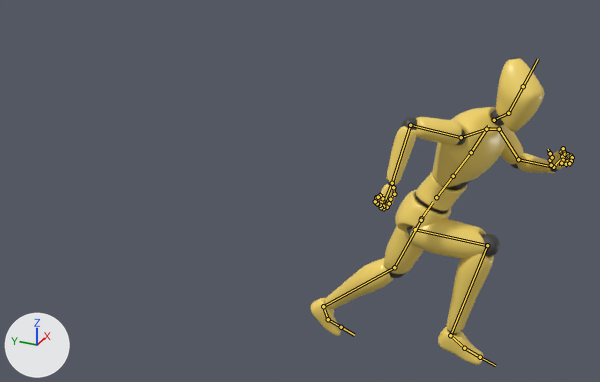
A saved change to the FBX model TerraSkill/Assets/Animations/Standard Run.fbx.
One viewpoint serves both versions: a camera (50 mm lens) standing at (-3.4, -2.73, 2.58) and looking at (0.11, -1.16, 0.82). Lighting does not change. The marker at lower left points along +X, +Y and +Z. Both versions are drawn at frame 23 of the action 'mixamo.com'; the numbers are the values there. The bones that bend it are drawn over the model as lines.

Objects in the first picture: 'Body', 'Joints'.
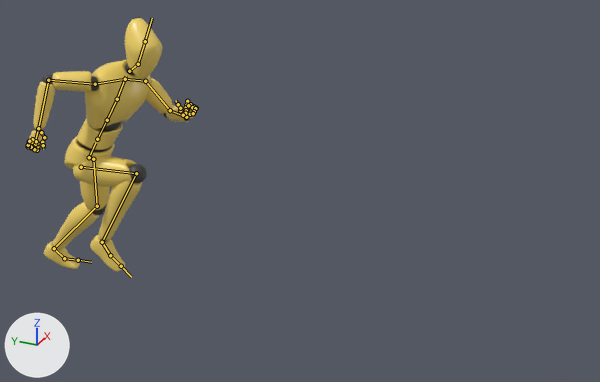
Diff of the bpy script that builds the scene:
```diff
--- a/TerraSkill/Assets/Animations/Standard Run.fbx.py
+++ b/TerraSkill/Assets/Animations/Standard Run.fbx.py
@@ bone_rig_object @@
 bone_rig_object = bpy.data.objects['Armature']  # the whole rig 'Armature'
-bone_rig_object.location = (-0.155, -1.478, -0.015)
-bone_rig_object.rotation_euler = (0.367, 0.157, 0.0873)  # degrees (21, 9, 5)
+bone_rig_object.location = (-0.127, 0.399, -0.04)
+bone_rig_object.rotation_euler = (0.367, 0.0698, 0.209)  # degrees (21, 4, 12)
@@ bone_spine_1 @@
 bone_spine_1 = bpy.data.objects['Armature'].pose.bones['Spine 1']  # child of 'Hips'
-bone_spine_1.rotation_quaternion = (0.987, 0.095, -0.114, 0.067)  # degrees (10, -14, 7)
+bone_spine_1.rotation_quaternion = (0.986, 0.105, -0.12, 0.045)  # degrees (12, -14, 4)
@@ bone_right_shoulder @@
 bone_right_shoulder = bpy.data.objects['Armature'].pose.bones['Right Shoulder']  # child of 'Spine 3'
-bone_right_shoulder.rotation_quaternion = (0.998, 0.054, -0.019, 0.036)  # degrees (6, -2, 4)
+bone_right_shoulder.rotation_quaternion = (0.999, 0.01, -0.014, 0.04)  # degrees (1, -2, 5)
@@ bone_right_arm @@
 bone_right_arm = bpy.data.objects['Armature'].pose.bones['Right Arm']  # child of 'Right Shoulder'
-bone_right_arm.rotation_quaternion = (0.869, -0.302, -0.386, 0.064)  # degrees (-48, -39, 26)
+bone_right_arm.rotation_quaternion = (0.878, -0.242, -0.391, 0.13)  # degrees (-42, -39, 32)
@@ bone_right_forearm @@
 bone_right_forearm = bpy.data.objects['Armature'].pose.bones['Right Forearm']  # child of 'Right Arm'
-bone_right_forearm.rotation_quaternion = (0.792, 0.606, -0.027, 0.066)  # degrees (75, -7, 4)
+bone_right_forearm.rotation_quaternion = (0.836, 0.546, -0.025, 0.055)  # degrees (66, -6, 4)
@@ bone_right_hand @@
 bone_right_hand = bpy.data.objects['Armature'].pose.bones['Right Hand']  # child of 'Right Forearm'
-bone_right_hand.rotation_quaternion = (0.997, -0.01, -0.08, 0.005)  # degrees (-1, -9, 1)
+bone_right_hand.rotation_quaternion = (0.992, 0.013, -0.125, 0.016)  # degrees (1, -14, 2)
@@ bone_left_shoulder @@
 bone_left_shoulder = bpy.data.objects['Armature'].pose.bones['Left Shoulder']  # child of 'Spine 3'
-bone_left_shoulder.rotation_quaternion = (0.998, -0.051, 0.016, -0.025)  # degrees (-6, 2, -3)
+bone_left_shoulder.rotation_quaternion = (0.997, -0.064, 0.021, -0.05)  # degrees (-7, 2, -6)
@@ bone_left_arm @@
 bone_left_arm = bpy.data.objects['Armature'].pose.bones['Left Arm']  # child of 'Left Shoulder'
-bone_left_arm.rotation_quaternion = (0.932, 0.231, -0.148, 0.238)  # degrees (23, -23, 24)
+bone_left_arm.rotation_quaternion = (0.921, 0.258, -0.122, 0.267)  # degrees (26, -21, 27)
@@ bone_left_forearm @@
 bone_left_forearm = bpy.data.objects['Armature'].pose.bones['Left Forearm']  # child of 'Left Arm'
-bone_left_forearm.rotation_quaternion = (0.696, 0.714, 0.031, -0.064)  # degrees (91, 8, -3)
+bone_left_forearm.rotation_quaternion = (0.741, 0.669, 0.029, -0.057)  # degrees (84, 7, -3)
@@ bone_right_thigh @@
 bone_right_thigh = bpy.data.objects['Armature'].pose.bones['Right Thigh']  # child of 'Hips'
-bone_right_thigh.rotation_quaternion = (0.538, -0.093, 0.059, 0.836)  # degrees (0, 13, 114)
+bone_right_thigh.rotation_quaternion = (0.509, -0.052, 0.097, 0.853)  # degrees (7, 11, 119)
@@ bone_right_leg @@
 bone_right_leg = bpy.data.objects['Armature'].pose.bones['Right Leg']  # child of 'Right Thigh'
-bone_right_leg.rotation_quaternion = (0.628, -0.037, -0.009, -0.777)  # degrees (-2, -4, -102)
+bone_right_leg.rotation_quaternion = (0.476, -0.016, -0.001, -0.88)  # degrees (-1, -2, -123)
@@ bone_right_foot @@
 bone_right_foot = bpy.data.objects['Armature'].pose.bones['Right Foot']  # child of 'Right Leg'
-bone_right_foot.rotation_quaternion = (0.997, 0.003, -0.011, -0.077)  # degrees (0, -1, -9)
+bone_right_foot.rotation_quaternion = (0.993, 0.006, -0.02, -0.119)  # degrees (1, -2, -14)
@@ bone_left_thigh @@
 bone_left_thigh = bpy.data.objects['Armature'].pose.bones['Left Thigh']  # child of 'Hips'
-bone_left_thigh.rotation_quaternion = (0.993, -0.065, -0.08, 0.06)  # degrees (-8, -9, 8)
+bone_left_thigh.rotation_quaternion = (0.98, -0.058, -0.053, 0.184)  # degrees (-8, -5, 22)
@@ bone_left_leg @@
 bone_left_leg = bpy.data.objects['Armature'].pose.bones['Left Leg']  # child of 'Left Thigh'
-bone_left_leg.rotation_quaternion = (-0.967, 0.024, 0.021, 0.254)  # degrees (-2, -3, -29)
+bone_left_leg.rotation_quaternion = (-0.937, 0.02, 0.006, 0.349)  # degrees (-2, -1, -41)
@@ bone_left_foot @@
 bone_left_foot = bpy.data.objects['Armature'].pose.bones['Left Foot']  # child of 'Left Leg'
-bone_left_foot.rotation_quaternion = (0.996, 0.001, -0.015, -0.093)  # degrees (0, -2, -11)
+bone_left_foot.rotation_quaternion = (0.998, 0.002, -0.019, 0.057)  # degrees (0, -2, 7)
```

Location of each change, [x1, y1, x2, y2] in pixels of the pictures (600 x 382 px):
'Body', posed (35% narrower, 17% shorter)
    before: [311, 57, 573, 365]
    after: [27, 17, 197, 272]
'Joints', posed
    before: [377, 109, 573, 335]
    after: [28, 63, 196, 242]
bone 'Spine 1', root to tip
    before: (436, 197) to (453, 176)
    after: (97, 139) to (107, 120)
bone 'Right Shoulder', root to tip
    before: (486, 129) to (461, 137)
    after: (125, 79) to (95, 84)
bone 'Right Arm', root to tip
    before: (461, 137) to (410, 125)
    after: (95, 84) to (48, 80)
bone 'Right Forearm', root to tip
    before: (410, 125) to (392, 183)
    after: (48, 80) to (38, 128)
bone 'Right Hand', root to tip
    before: (392, 183) to (384, 203)
    after: (38, 128) to (34, 145)
bone 'Left Shoulder', root to tip
    before: (486, 129) to (499, 129)
    after: (125, 79) to (145, 81)
bone 'Left Arm', root to tip
    before: (499, 129) to (518, 159)
    after: (145, 81) to (170, 110)
bone 'Left Forearm', root to tip
    before: (518, 159) to (553, 167)
    after: (170, 110) to (186, 117)
bone 'Right Thigh', root to tip
    before: (415, 229) to (487, 245)
    after: (81, 167) to (136, 173)
bone 'Right Leg', root to tip
    before: (487, 245) to (450, 335)
    after: (136, 173) to (102, 242)
bone 'Right Foot', root to tip
    before: (450, 335) to (464, 348)
    after: (102, 242) to (110, 255)
bone 'Left Thigh', root to tip
    before: (421, 220) to (394, 267)
    after: (93, 159) to (97, 206)
bone 'Left Leg', root to tip
    before: (394, 267) to (323, 306)
    after: (97, 206) to (54, 248)
bone 'Left Foot', root to tip
    before: (323, 306) to (328, 319)
    after: (54, 248) to (64, 258)
